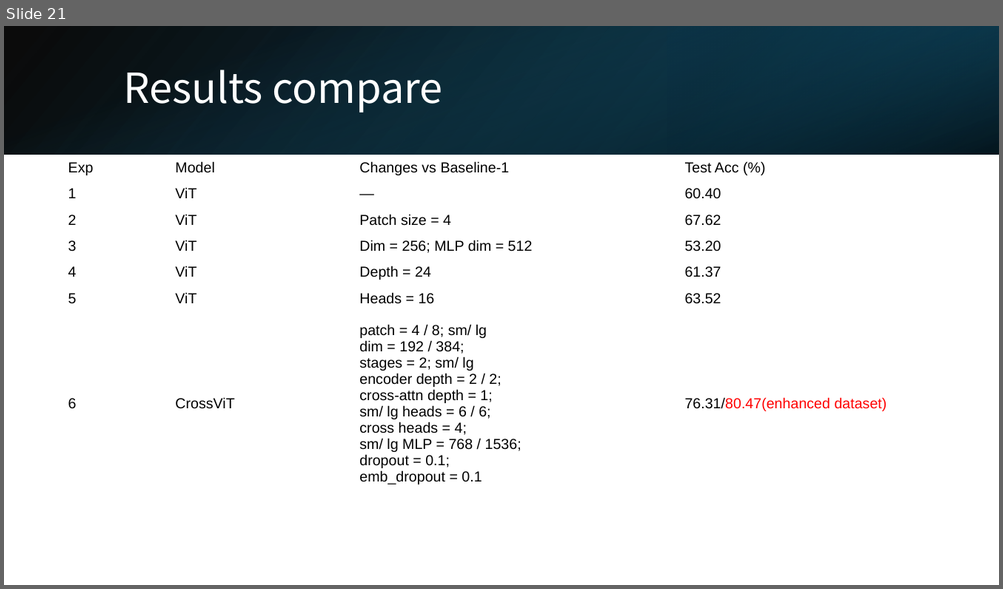
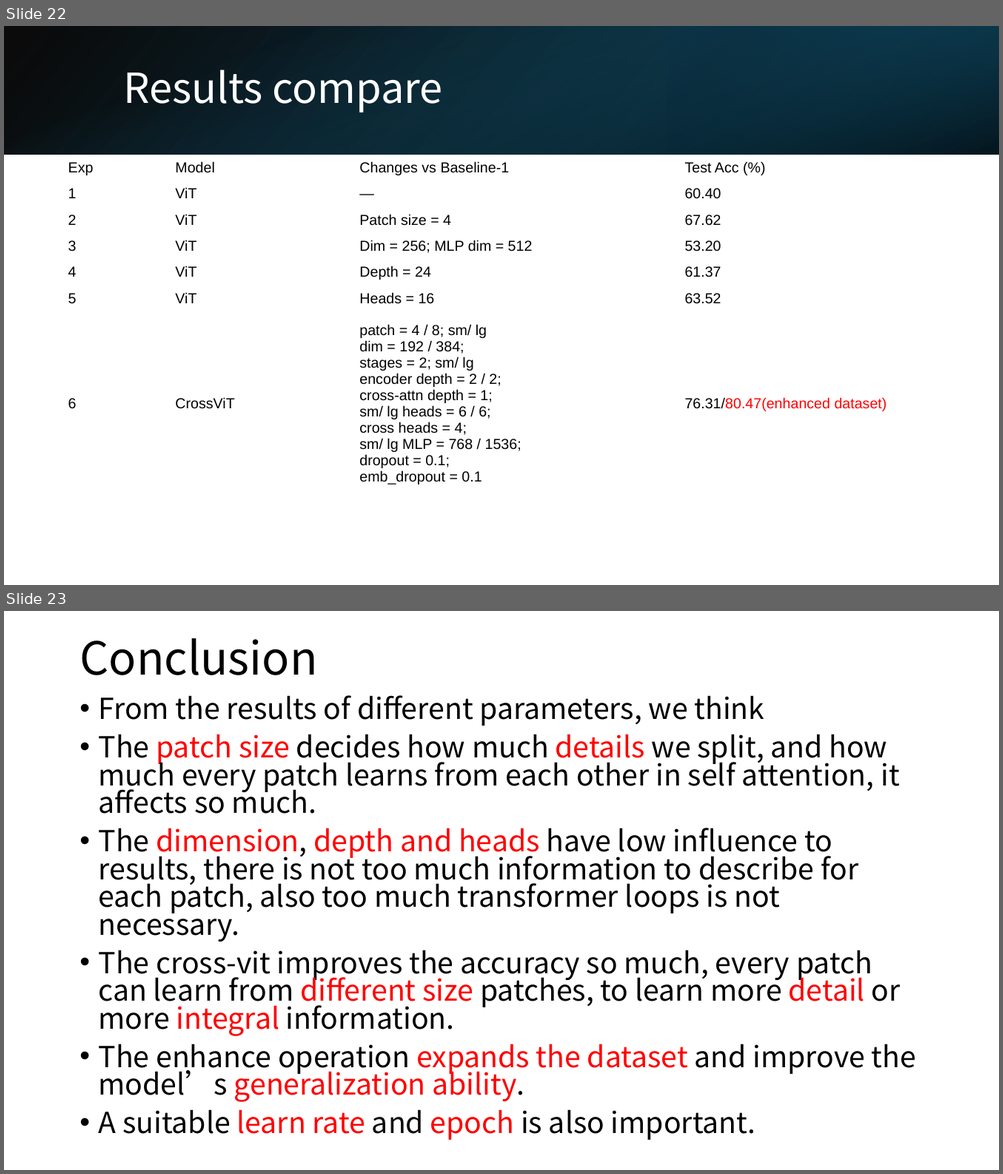
Before and after one commit to 410oldfish/Adv-CV, a slide deck: A1/Report/Vit.pptx. Shown one above the other, each under a label of ours: slide 21 before the commit, slides 22 and 23 after it. The pictures are 1003x589 and 1003x1174 pixels, drawn with LibreOffice and Linux fonts; fonts in the diff are those of the drawing. Boxes give left, top, right and bottom in pixels: in the first picture for what was removed or moved away, otherwise in the second. Text is boxed around its words. In the diff, an @@ line names an element or a change of style, - is before the commit and + after.

Commit message:
[feat]修改ppt,补充data enhance 和 参数结果分析

```diff
--- a/A1/Report/Vit.pptx
+++ b/A1/Report/Vit.pptx
@@ slide 23 added at (4, 611, 999, 1170), background #FFFFFF @@
@@ title added at (79, 638, 317, 675), 44 pt, text #000000 @@
+Conclusion
@@ text added at (99, 695, 916, 1140), 28 pt, text #000000 @@
+• From the results of different parameters, we think
+• The patch size decides how much details we split, and how much every patch learns from each other in self attention, it affects so much.
+• The dimension, depth and heads have low influence to results, there is not too much information to describe for each patch, also too much transformer loops is not necessary.
+• The cross-vit improves the accuracy so much, every patch can learn from different size patches, to learn more detail or more integral information.
+• The enhance operation expands the dataset and improve the model’s generalization ability.
+• A suitable learn rate and epoch is also important.
@@ what was slide 21 is now slide 22 @@
```
Also in this commit, not shown: 7 slides changed, 1 other slide added.
